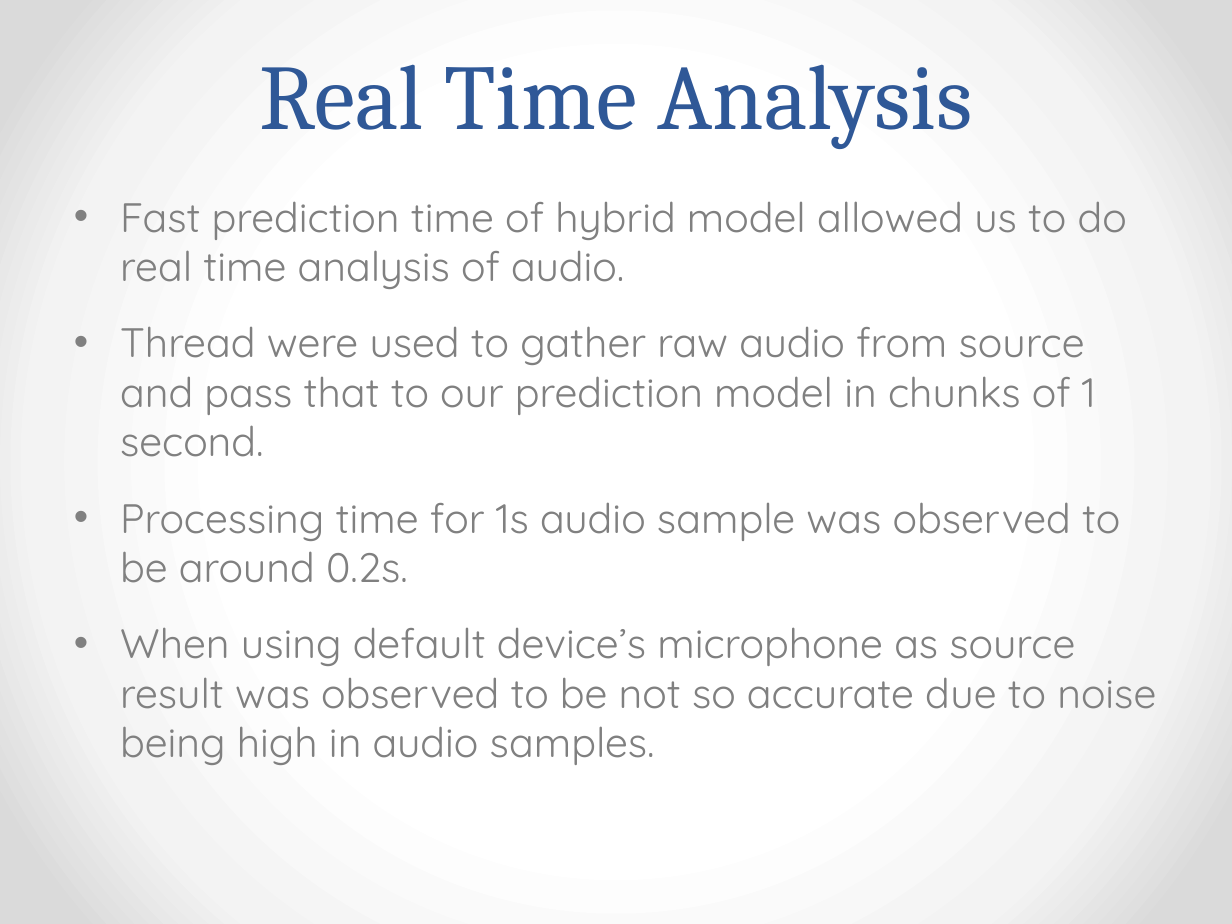
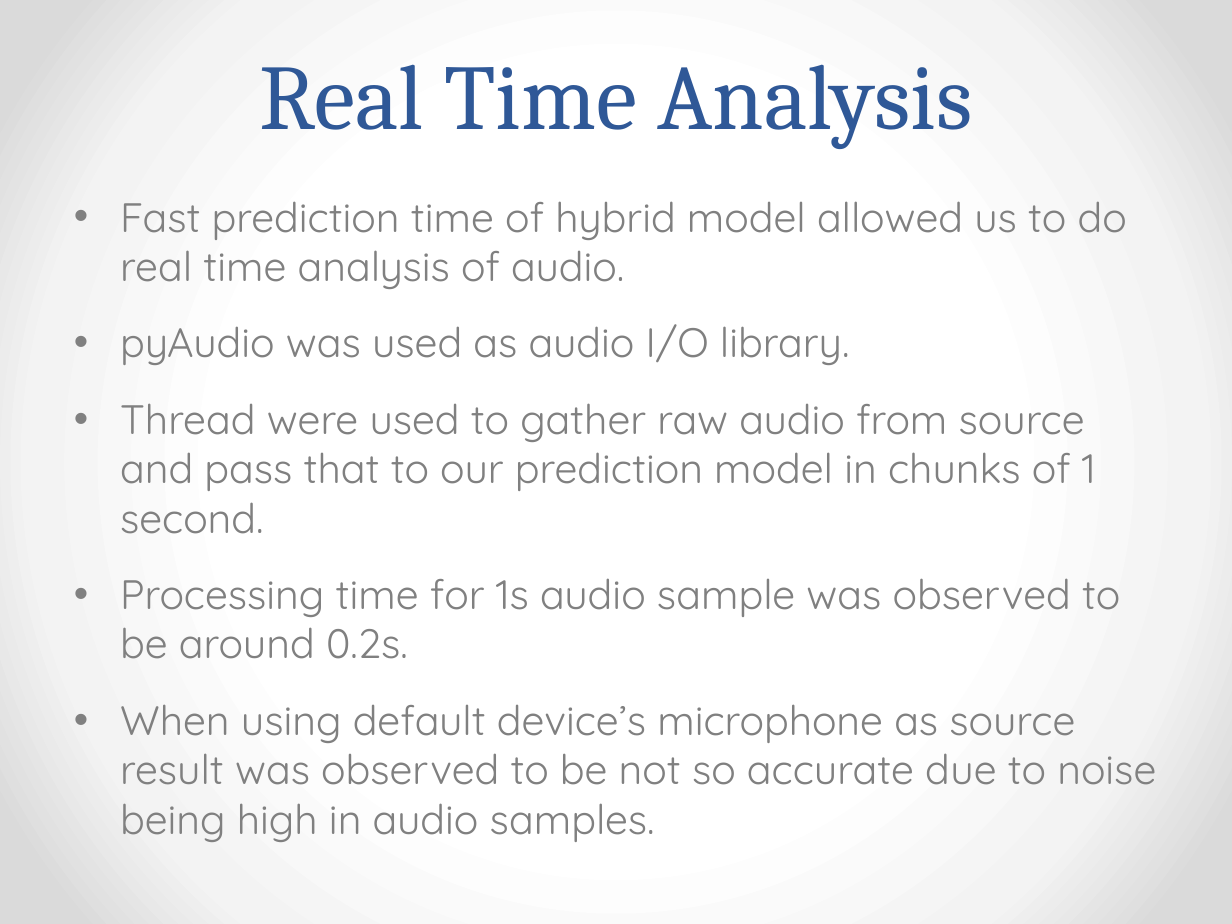
Before and after one commit to AudioExtractors/LanguageDetection, a slide deck: slide 9 of Docs/Presentation.pptx. Drawn at 1232x924 pixels with LibreOffice and Linux fonts; fonts in the diff are those of the drawing. Boxes give left, top, right and bottom in pixels: in the first picture for what was removed or moved away, otherwise in the second. Text is boxed around its words. In the diff, an @@ line names an element or a change of style, - is before the commit and + after.

Commit message:
Changes 12:44am

```diff
--- a/Docs/Presentation.pptx
+++ b/Docs/Presentation.pptx
@@ text at (x1=120, y1=324, x2=850, y2=365): paragraph added @@
+• pyAudio was used as audio I/O library.
```
Also in this commit, not shown: 1 other slide changed.
